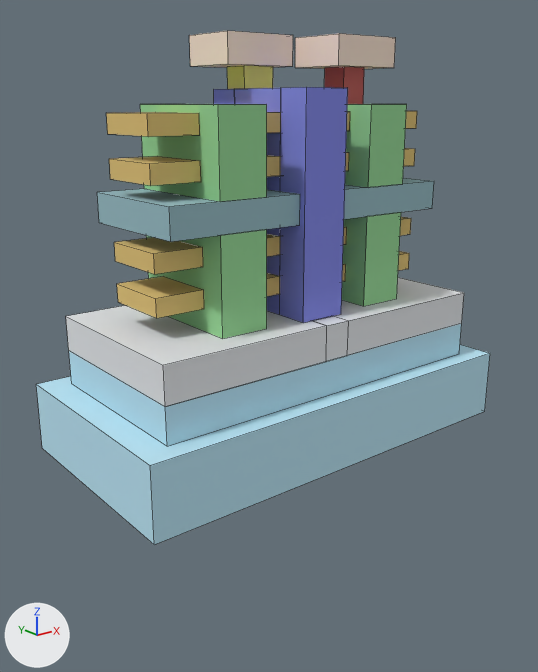
The OBJ model models/simp_cfet.obj, before and after one commit.
One viewpoint serves both versions: a camera (50 mm lens) standing at (-134.4, -164.4, 62.4) and looking at (-4.6, -2.2, -2.5). Lighting does not change. The marker at lower left points along +X, +Y and +Z. The older version comes first. Mesh edges are drawn as thin lines. Where no turn or scale is listed for an object, it has been applied to the vertices. Vertices at exactly the same position are counted once.

The first picture shows 'simp_cfet'.
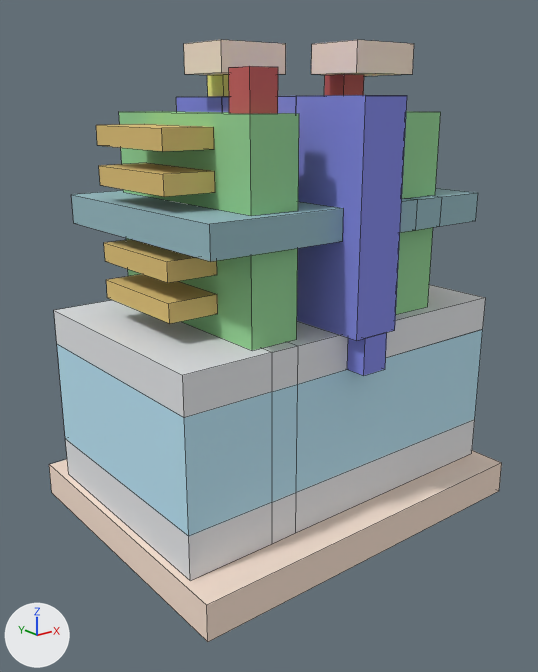
Changed parts and their boxes [x1, y1, x2, y2] in the pictures (538 x 672 px; the box of a moved part takes in the faces that stretch with it):
'simp_cfet', reshaped (17% taller)
    before: [36, 31, 490, 545]
    after: [49, 40, 502, 642]
part 1 of me_simp_cfet, added
    after: [49, 450, 502, 642]
part 2 of me_simp_cfet, added (yellow)
    after: [106, 274, 218, 324]
part 3 of me_simp_cfet, added (yellow)
    after: [104, 239, 217, 283]
part 4 of me_simp_cfet, added (yellow)
    after: [99, 163, 215, 197]
part 5 of me_simp_cfet, added (yellow)
    after: [96, 124, 214, 151]
part 6 of me_simp_cfet, added
    after: [71, 190, 344, 261]
part 7 of me_simp_cfet, added (green)
    after: [126, 238, 298, 350]
part 8 of me_simp_cfet, added (green)
    after: [396, 227, 433, 315]
part 9 of me_simp_cfet, added (green)
    after: [119, 111, 299, 216]
part 10 of me_simp_cfet, added (green)
    after: [402, 112, 441, 199]
part 11 of me_simp_cfet, added (blue)
    after: [347, 333, 387, 376]
part 12 of me_simp_cfet, added (red)
    after: [229, 66, 278, 114]
part 13 of me_simp_cfet, moved or reshaped
    before: [325, 67, 364, 104]
    after: [324, 74, 364, 96]
part 14 of me_simp_cfet, moved or reshaped
    before: [227, 65, 273, 89]
    after: [207, 74, 229, 97]
part 15 of me_simp_cfet, moved or reshaped
    before: [295, 33, 396, 69]
    after: [311, 40, 414, 76]
part 16 of me_simp_cfet, moved or reshaped
    before: [189, 31, 293, 67]
    after: [184, 40, 286, 75]
part 17 of me_simp_cfet, rebuilt (9% wider, 75% taller)
    before: [66, 277, 464, 446]
    after: [54, 285, 486, 581]
part 18 of me_simp_cfet, rebuilt (72% wider)
    before: [214, 87, 348, 323]
    after: [176, 95, 407, 341]
part 19 of me_simp_cfet, rebuilt
    before: [344, 178, 434, 219]
    after: [400, 188, 478, 232]
part 20 of me_simp_cfet, deleted
    before: [36, 104, 490, 545]

The change, as a list of edits to the scene's bpy script:
```text
Change me_simp_cfet:
    used by ob_simp_cfet; location = (0.0, 0.0, 0.0)
    remove me_simp_cfet.from_pydata(...)  # 260 vertices, 214 faces; spans x -62.0..62.0, y -32.0..32.0, z -34.0..80.0
    add me_simp_cfet.from_pydata(...)  # 320 vertices, 291 faces; spans x -56.0..56.0, y -44.0..44.0, z -56.0..78.0
    me_simp_cfet part 1: a new loose piece, a box spanning x -56.0..56.0, y -44.0..44.0, z -56.0..-46.0, in mat_m0 (beige #f9e2d1)
    me_simp_cfet part 2: a new loose piece, a box spanning x -46.0..-32.0, y -16.0..16.0, z 12.0..17.0, in mat_nanowire (yellow #e1c276)
    me_simp_cfet part 3: a new loose piece, a box spanning x -46.0..-32.0, y -16.0..16.0, z 22.0..27.0, in mat_nanowire (yellow #e1c276)
    me_simp_cfet part 4: a new loose piece, a box spanning x -46.0..-32.0, y -16.0..16.0, z 42.0..47.0, in mat_nanowire (yellow #e1c276)
    me_simp_cfet part 5: a new loose piece, a box spanning x -46.0..-32.0, y -16.0..16.0, z 52.0..57.0, in mat_nanowire (yellow #e1c276)
    me_simp_cfet part 6: a new loose piece, a box spanning x -46.0..-7.0, y -34.0..34.0, z 30.0..38.0, in mat_mdi (greyish cyan #96bbc4)
    me_simp_cfet part 7: a new loose piece, a box spanning x -32.0..-18.0, y -30.0..30.0, z 6.0..30.0, in mat_md (green #97d797)
    me_simp_cfet part 8: a new loose piece, a box spanning x 18.0..32.0, y -30.0..30.0, z 6.0..30.0, in mat_md (green #97d797)
    me_simp_cfet part 9: a new loose piece, a box spanning x -32.0..-18.0, y -30.0..30.0, z 38.0..60.0, in mat_md (green #97d797)
    me_simp_cfet part 10: a new loose piece, a box spanning x 18.0..32.0, y -30.0..30.0, z 38.0..60.0, in mat_md (green #97d797)
    me_simp_cfet part 11: a new loose piece, a box spanning x -4.0..4.0, y -40.0..40.0, z -4.0..6.0, in mat_po (blue #848ae9)
    me_simp_cfet part 12: a new loose piece, a box spanning x -29.0..-21.0, y -26.0..-18.0, z 60.0..70.0, in mat_vd (red #c55d5d)
    me_simp_cfet part 13: the loose piece of 8 vertices spanning x 21.0..29.0, y -4.0..4.0, z 62.0..72.0 is moved by (0.0, 0.0, -2.0)
    me_simp_cfet part 14: the loose piece of 8 vertices spanning x -5.0..5.0, y 8.0..16.0, z 66.0..72.0 is moved by (0.0, 10.0, -2.0)
    me_simp_cfet part 15: the loose piece of 8 vertices spanning x 14.0..36.0, y -9.0..9.0, z 72.0..80.0 is moved by (0.0, -7.0, -2.0)
    me_simp_cfet part 16: the loose piece of 8 vertices spanning x -14.0..8.0, y 3.0..21.0, z 72.0..80.0 is moved by (0.0, 3.0, -2.0)
    me_simp_cfet part 17: the loose piece of 28 vertices spanning x -54.0..54.0, y -26.0..26.0, z -14.0..6.0 is rebuilt with 56 vertices and now spans x -54.0..54.0, y -34.0..34.0, z -46.0..6.0
    me_simp_cfet part 18: the loose piece of 24 vertices spanning x -7.0..7.0, y -20.0..20.0, z 6.0..66.0 is rebuilt with 24 vertices and now spans x -7.0..7.0, y -40.0..40.0, z 6.0..64.0
    me_simp_cfet part 19: the loose piece of 8 vertices spanning x 7.0..46.0, y -18.0..18.0, z 32.0..40.0 is rebuilt with 24 vertices and now spans x 7.0..46.0, y -34.0..34.0, z 30.0..38.0
    me_simp_cfet part 20: 21 loose pieces with 168 vertices, spanning x -62.0..62.0, y -32.0..32.0, z -34.0..62.0, are deleted
    other edits to the shape of me_simp_cfet do not show in these pictures
```
